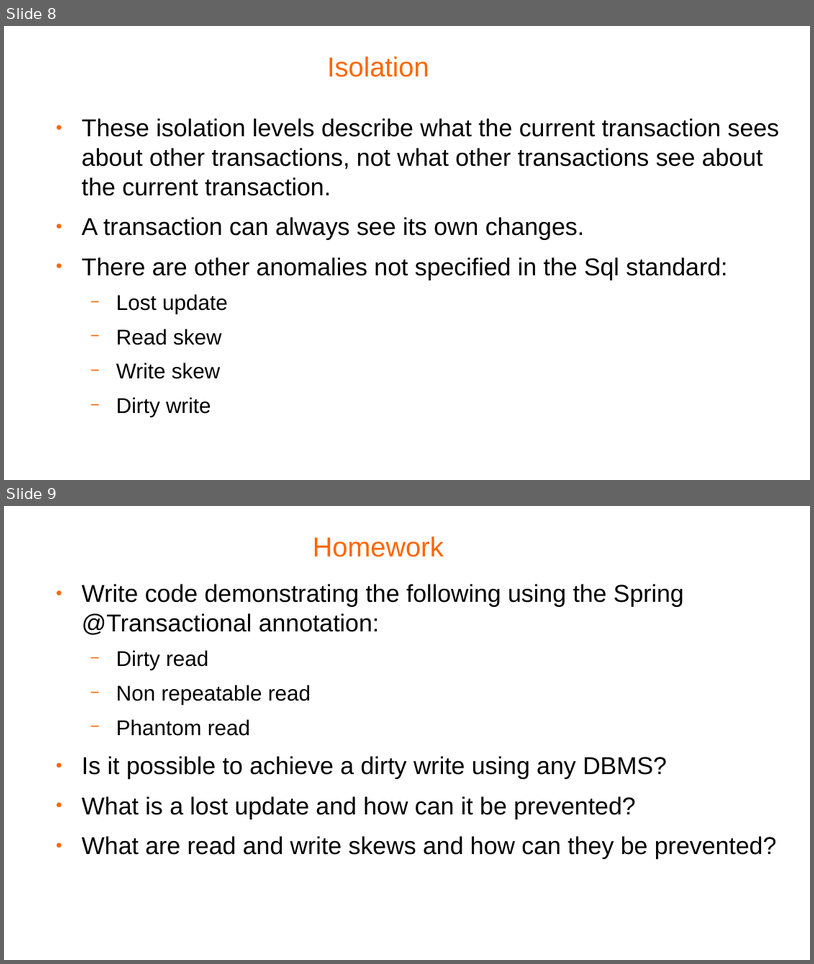
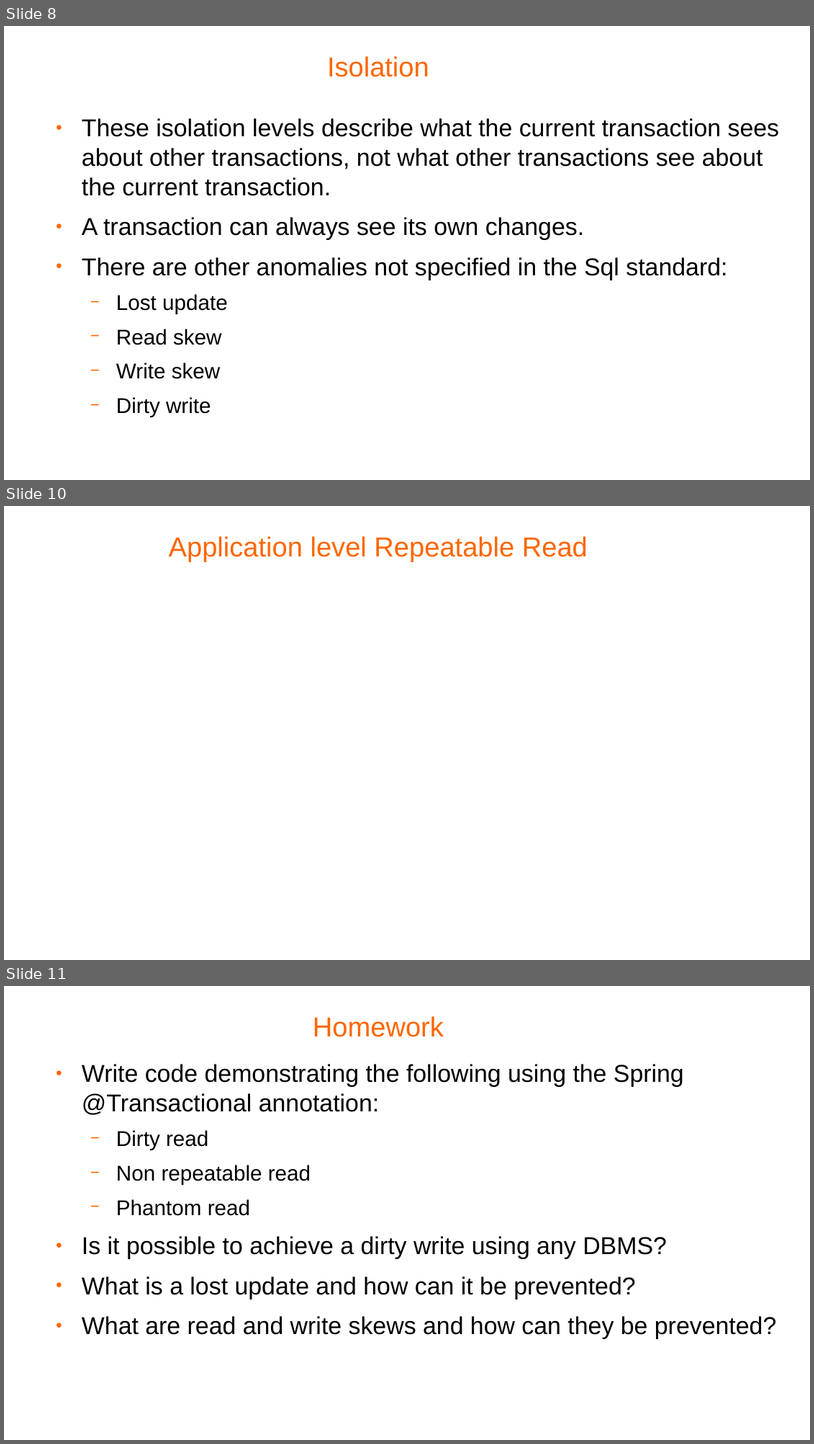
Before and after one commit to Psybergate-Knowledge-Repository/transactions, a slide deck: Transactions part3.odp. Shown one above the other, each under a label of ours: slides 8 and 9 before the commit, slides 8, 10 and 11 after it; the slides between them are not shown. The pictures are 814x964 and 814x1444 pixels, drawn with LibreOffice and Linux fonts; fonts in the diff are those of the drawing; background and template pictures are left out. Boxes give left, top, right and bottom in pixels: in the first picture for what was removed or moved away, otherwise in the second. Text is boxed around its words. In the diff, an @@ line names an element or a change of style, - is before the commit and + after.

```diff
--- a/Transactions part3.odp
+++ b/Transactions part3.odp
@@ slide 10 added at [4, 506, 810, 960], background #FFFFFF @@
@@ title added at [169, 536, 588, 562], 27 pt, text #FF6600 @@
+Application level Repeatable Read
@@ what was slide 9 is now slide 11 @@
```
Also in this commit, not shown: 1 slide changed, 1 other slide added, 4 other files.
